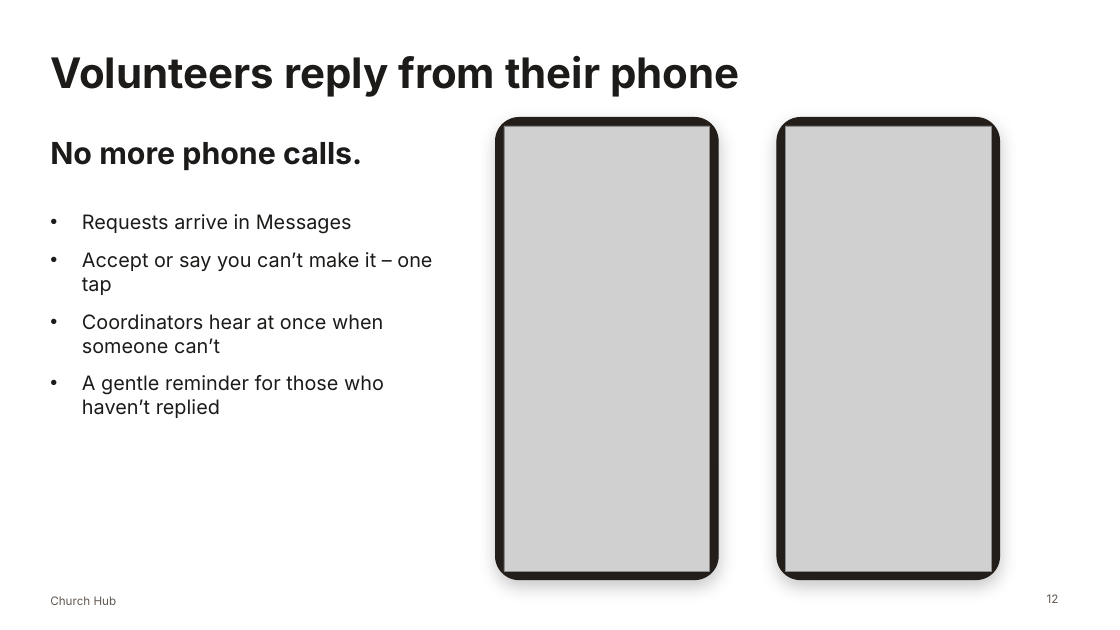
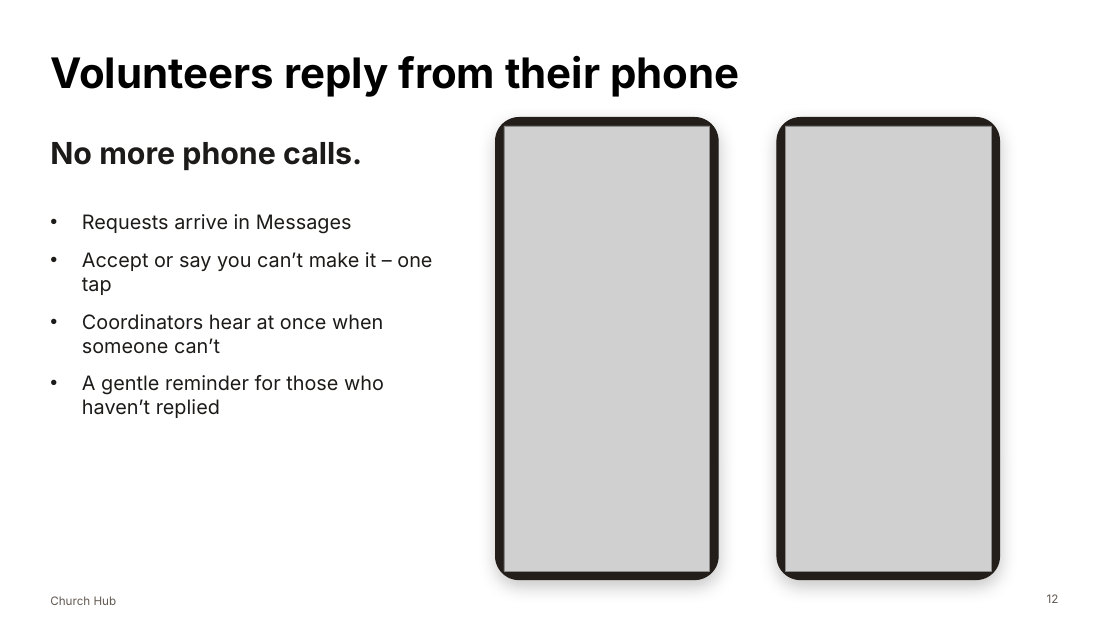
Before and after one commit to pian1966/church-hub, a slide deck: slide 12 of docs/presentation/church-hub-presentation.pptx. Drawn at 1120x630 pixels with LibreOffice and Linux fonts; fonts in the diff are those of the drawing; grey boxes stand for pictures. Boxes give left, top, right and bottom in pixels: in the first picture for what was removed or moved away, otherwise in the second. Text is boxed around its words. In the diff, an @@ line names an element or a change of style, - is before the commit and + after.

```diff
--- a/docs/presentation/church-hub-presentation.pptx
+++ b/docs/presentation/church-hub-presentation.pptx
@@ title "Volunteers reply from their phone" at <box>50,55,739,97</box>: text colour #1D1B19 to #000000 @@
```
Also in this commit, not shown: 14 other slides changed, 21 other files.
